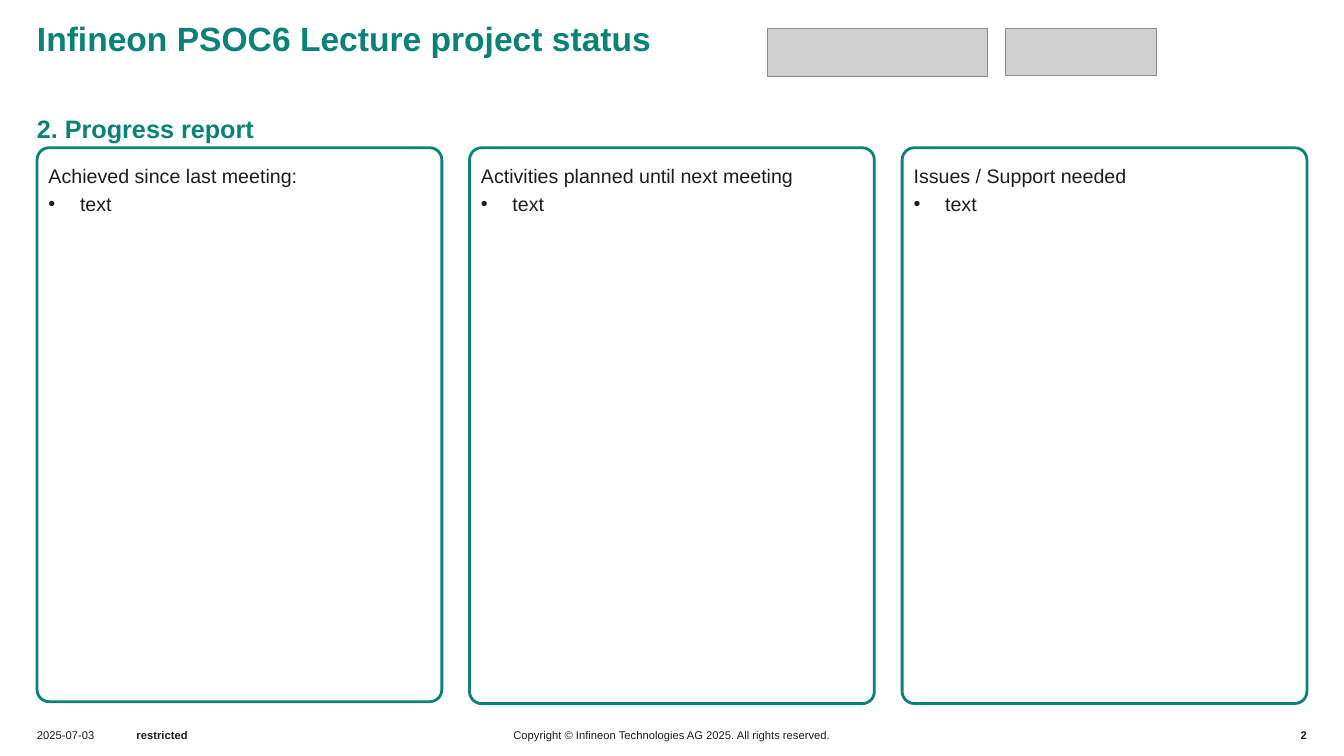
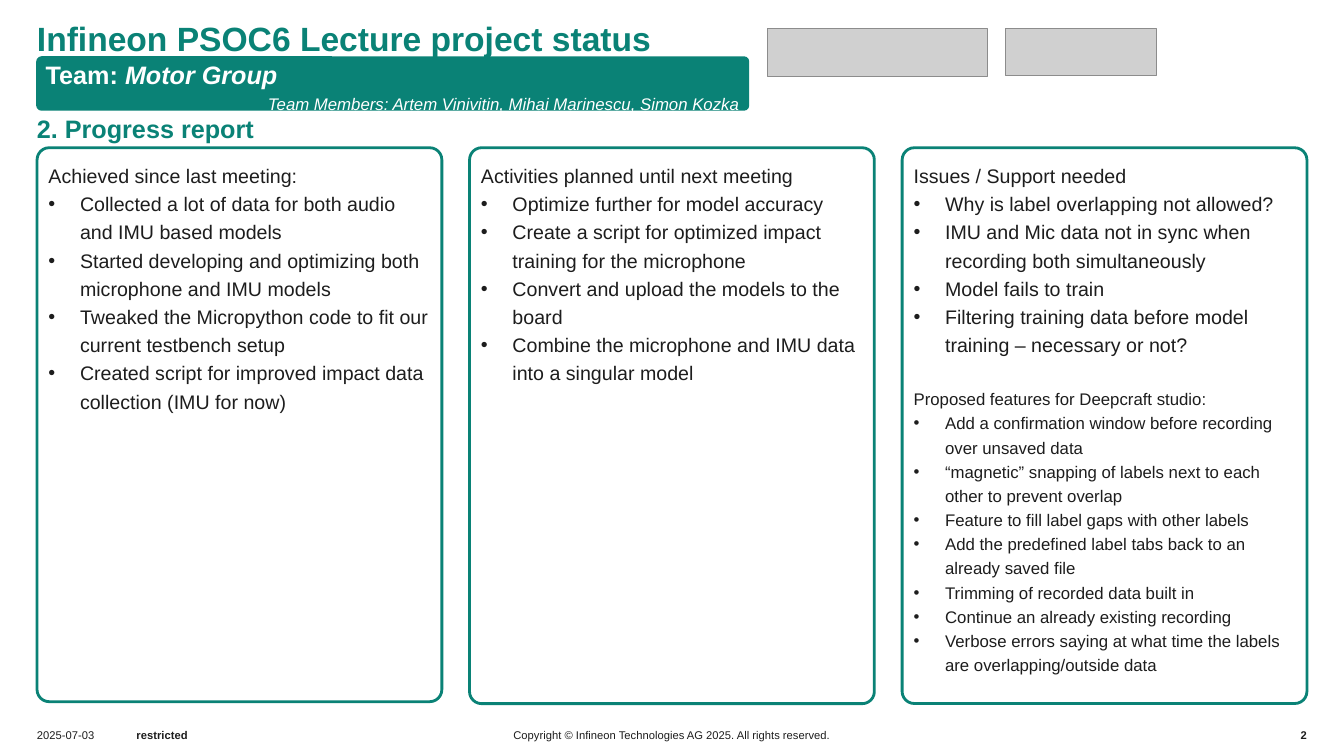
Before and after one commit to simon-kozka/MOTOR_GROUP___micropython-hands-on-course, a slide deck: slide 2 of report/Infineon_PSOC6_Lecture_Project_Status_Template.pptx. Drawn at 1344x756 pixels with LibreOffice and Linux fonts; fonts in the diff are those of the drawing; grey boxes stand for pictures; background and template pictures are left out. Boxes give left, top, right and bottom in pixels: in the first picture for what was removed or moved away, otherwise in the second. Text is boxed around its words. In the diff, an @@ line names an element or a change of style, - is before the commit and + after.

```diff
--- a/report/Infineon_PSOC6_Lecture_Project_Status_Template.pptx
+++ b/report/Infineon_PSOC6_Lecture_Project_Status_Template.pptx
@@ rounded rectangle added at [36, 56, 749, 111], fill #0A8276, 12 pt, text #FFFFFF, italic @@
+Team: Motor Group
+Team Members: Artem Vinivitin, Mihai Marinescu, Simon Kozka
@@ text in rounded rectangle at [80, 196, 428, 413]: text changed @@
-• text
+• Collected a lot of data for both audio and IMU based models
+• Started developing and optimizing both microphone and IMU models
+• Tweaked the Micropython code to fit our current testbench setup
+• Created script for improved impact data collection (IMU for now)
@@ text in rounded rectangle at [512, 196, 855, 384]: text changed @@
-• text
+• Optimize further for model accuracy
+• Create a script for optimized impact training for the microphone
+• Convert and upload the models to the board
+• Combine the microphone and IMU data into a singular model
@@ text in rounded rectangle at [914, 196, 1280, 675]: text changed; size 14 to 12 pt @@
-• text
+• Why is label overlapping not allowed?
+• IMU and Mic data not in sync when recording both simultaneously
+• Model fails to train
+• Filtering training data before model training – necessary or not?
+Proposed features for Deepcraft studio:
+• Add a confirmation window before recording over unsaved data
+• “magnetic” snapping of labels next to each other to prevent overlap
+• Feature to fill label gaps with other labels
+• Add the predefined label tabs back to an already saved file
+• Trimming of recorded data built in
+• Continue an already existing recording
+• Verbose errors saying at what time the labels are overlapping/outside data
```
Also in this commit, not shown: 1 other file.
